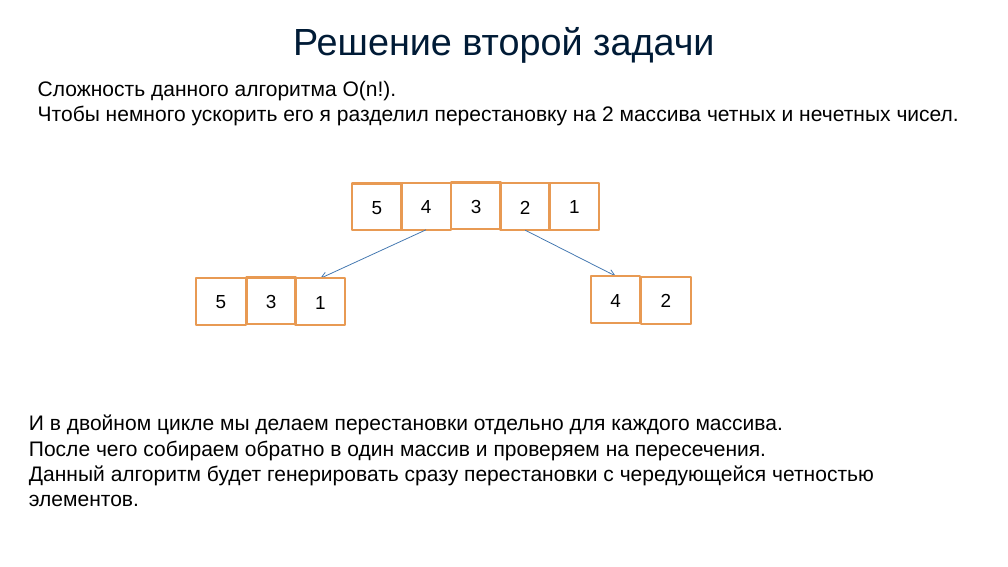
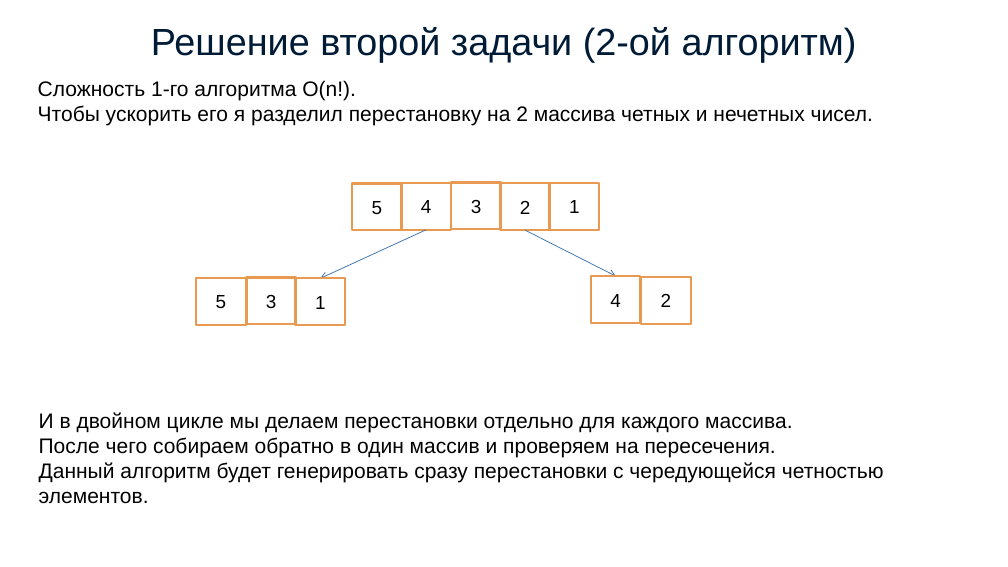
Before and after one commit to simonvar/Meanders, a slide deck: slide 8 of documents/presentation.pptx. Drawn at 1008x567 pixels with LibreOffice and Linux fonts; fonts in the diff are those of the drawing. Boxes give left, top, right and bottom in pixels: in the first picture for what was removed or moved away, otherwise in the second. Text is boxed around its words. In the diff, an @@ line names an element or a change of style, - is before the commit and + after.

```diff
--- a/documents/presentation.pptx
+++ b/documents/presentation.pptx
@@ title at <box>151,27,857,62</box>: text changed @@
-Решение второй задачи
+Решение второй задачи (2-ой алгоритм)
@@ text at <box>38,80,873,126</box>: text changed @@
-Сложность данного алгоритма O(n!).
-Чтобы немного ускорить его я разделил перестановку на 2 массива четных и нечетных чисел.
+Сложность 1-го алгоритма O(n!).
+Чтобы ускорить его я разделил перестановку на 2 массива четных и нечетных чисел.
@@ text "И в двойном цикле мы ...": place and size @@
-text "И в двойном цикле мы ..." at <box>29,414,874,507</box>
+text "И в двойном цикле мы ..." at <box>39,412,884,504</box>
```
Also in this commit, not shown: 3 other slides changed, 1 slide added, 22 other files.
